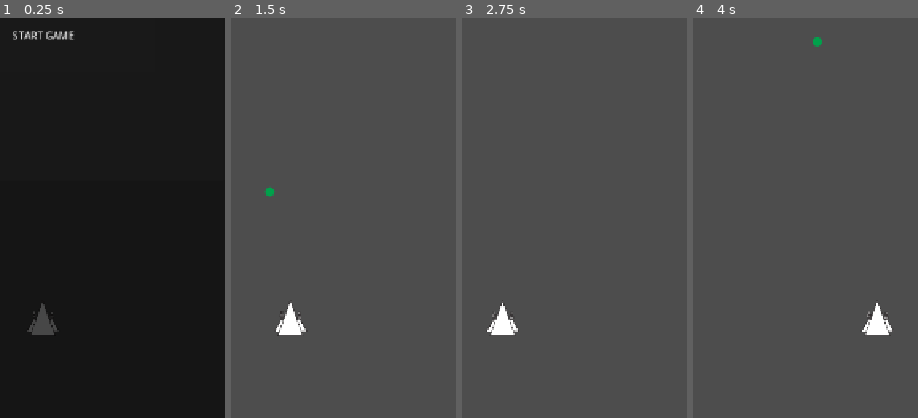
Above: before the commit, frames 1-4 (left to right).
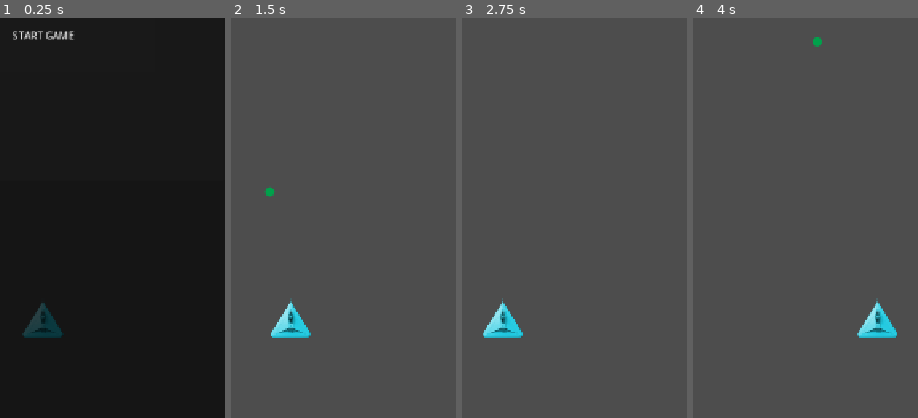
Above: after the commit, the same moments.

Repository: rsergeg/road2mars
Game: Godot game, scene res://scenes/Main.tscn
Same seed, same stepped clock (60 frames per second), same inputs: the game is played once before the commit and once after it.
Inputs:
- Up to frame 1 (0.25 s): no input
- Up to frame 2 (1.5 s): click "START GAME" at 0.5 s; tap Enter at 1.25 s; hold D (move_right) from 1.28 s (still down); hold Space (shoot) from 1.28 s (still down)
- Up to frame 3 (2.75 s): release D (move_right) at 2.03 s; release Space (shoot) at 2.03 s; hold A (move_left) from 2.03 s (still down); tap Space (shoot) at 2.1 s
- Up to frame 4 (4 s): release A (move_left) at 2.78 s; hold Space (shoot) 2.78-3.53 s; hold D (move_right) from 2.78 s (still down); tap Space (shoot) at 3.6 s
The pictures show only the part of the screen within x 40-90%, y 50-100%; the shares and areas given below are measured in that part.

The runs differ from the first frame. In frame 1, 0.9% of the frame differs, in the area x 9-28%, y 71-80%; in frame 2, 0.9%; in frame 3, 0.9%; in frame 4, 1.0%, in the area x 72-91%, y 70-80%.

Commit message:
add inter font family

Diff:
--- a/project.godot
+++ b/project.godot
@@ -22,6 +22,8 @@
 
 window/size/viewport_width=720
 window/size/viewport_height=1280
+window/size/window_width_override=360
+window/size/window_height_override=640
 window/stretch/mode="canvas_items"
 window/stretch/aspect="expand"
 
Binary file added: assets/fonts/Inter-UI-Black.ttf
Not shown, added: assets/fonts/Inter-UI-Black.ttf.import
Binary file added: assets/fonts/Inter-UI-BlackItalic.ttf
Not shown, added: assets/fonts/Inter-UI-BlackItalic.ttf.import
Binary file added: assets/fonts/Inter-UI-Bold.ttf
Not shown, added: assets/fonts/Inter-UI-Bold.ttf.import
Binary file added: assets/fonts/Inter-UI-BoldItalic.ttf
Not shown, added: assets/fonts/Inter-UI-BoldItalic.ttf.import
Binary file added: assets/fonts/Inter-UI-Italic.ttf
Not shown, added: assets/fonts/Inter-UI-Italic.ttf.import
Binary file added: assets/fonts/Inter-UI-Medium.ttf
Not shown, added: assets/fonts/Inter-UI-Medium.ttf.import
(and 5 more such lines)
